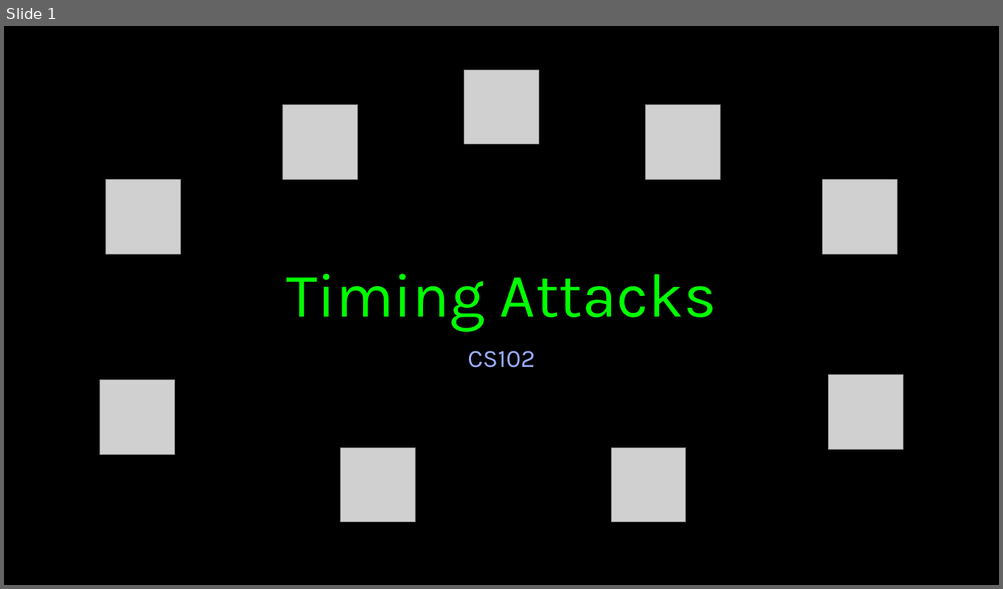
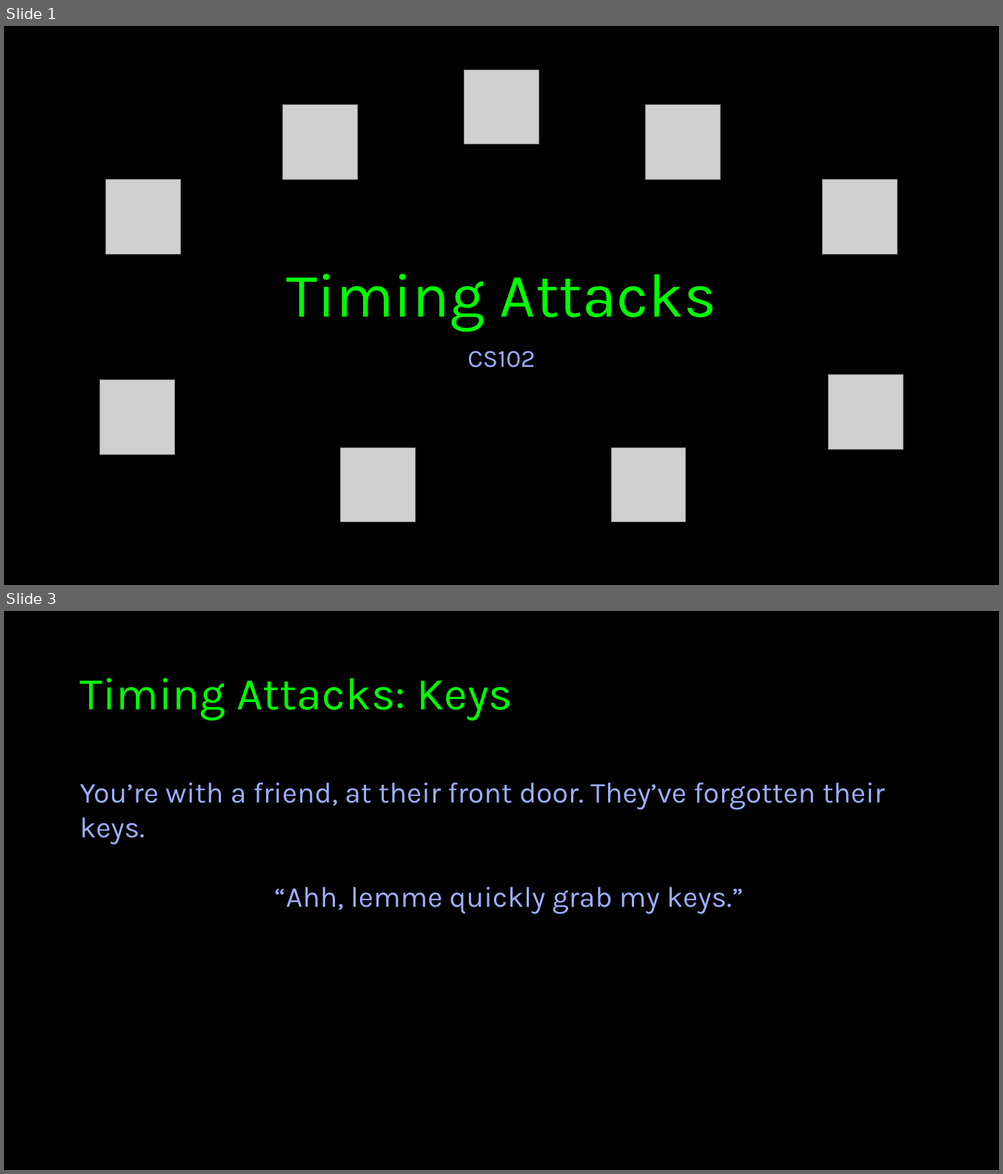
Before and after one commit to imperialcybersoc/cs102-timing_attacks, a slide deck: cs102-timing_attacks.pptx. Shown one above the other, each under a label of ours: slide 1 before the commit, slides 1 and 3 after it; the slides between them are not shown. The pictures are 1003x589 and 1003x1174 pixels, drawn with LibreOffice and Linux fonts; fonts in the diff are those of the drawing; grey boxes stand for pictures; background and template pictures are left out. Boxes give left, top, right and bottom in pixels: in the first picture for what was removed or moved away, otherwise in the second. Text is boxed around its words. In the diff, an @@ line names an element or a change of style, - is before the commit and + after.

```diff
--- a/cs102-timing_attacks.pptx
+++ b/cs102-timing_attacks.pptx
@@ slide 3 added at <box>4,611,999,1170</box>, background #000000 @@
@@ title added at <box>79,678,512,721</box>, 44 pt, text #00FF00 @@
+Timing Attacks: Keys
@@ text added at <box>79,783,885,914</box>, 28 pt, text #9CAFFF @@
+You’re with a friend, at their front door. They’ve forgotten their keys.
+“Ahh, lemme quickly grab my keys.”
```
Also in this commit, not shown: 21 other slides added, 2 slides removed.
